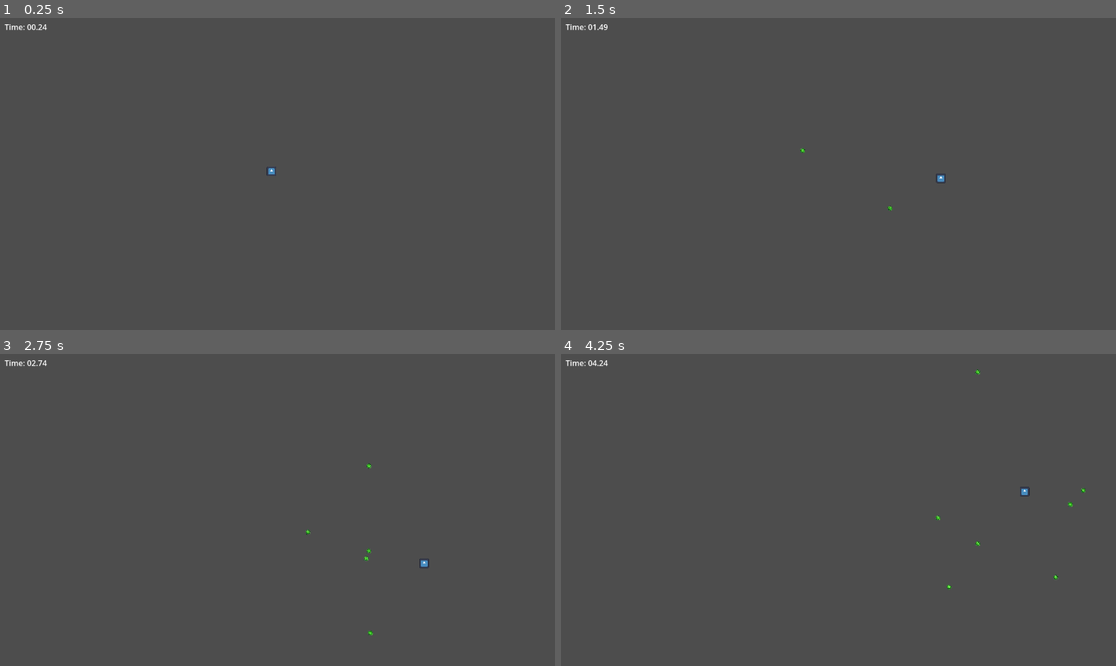
Above: before the commit, frames 1-4 (two rows, left to right).
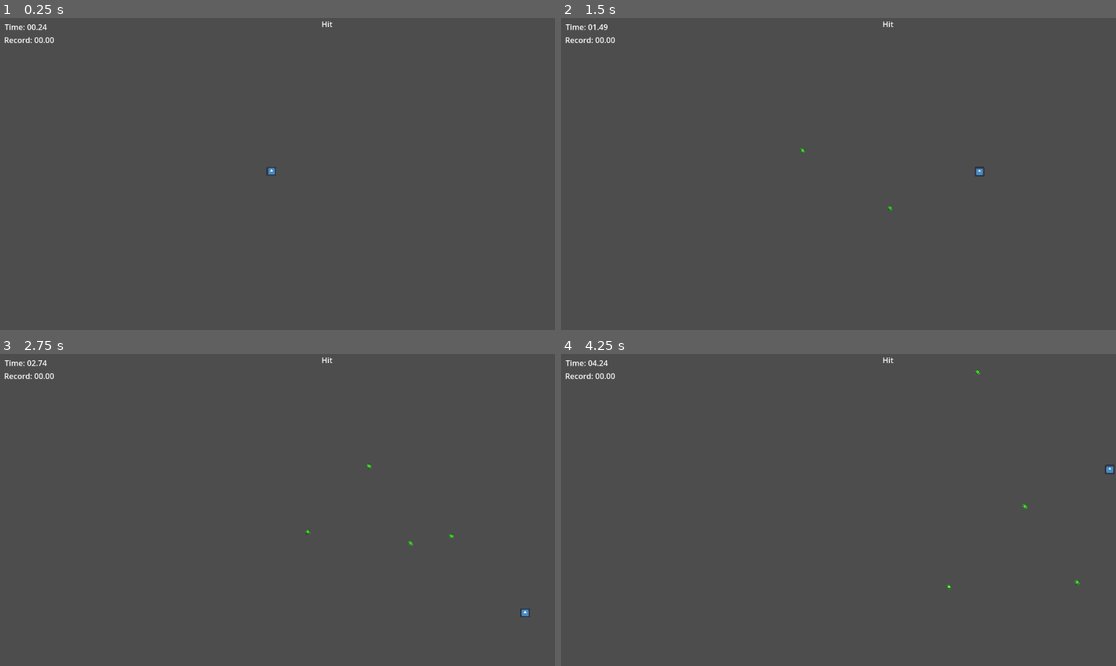
Above: after the commit, the same moments.

Repository: Greeper-T/Ai-Dodging
Game: Godot game, scene res://Scenes/Game.tscn
Same seed, same stepped clock (60 frames per second), same inputs: the game is played once before the commit and once after it. The engine's default icon, where the game draws it, is replaced by a stand-in: a white triangle on a blue panel in a dark square.
Inputs:
- Up to frame 1 (0.25 s): no input
- Up to frame 2 (1.5 s): tap Enter at 0.5 s; hold D (moveRight) 0.53-1.28 s; tap Space (dash) at 0.6, 1.25, 1.35 s; hold S (moveDown) from 1.28 s (still down)
- Up to frame 3 (2.75 s): release S (moveDown) at 2.03 s; hold D (moveRight) from 2.03 s (still down); tap Space (dash) at 2.1 s
- Up to frame 4 (4.25 s): release D (moveRight) at 2.78 s; hold W (moveUp) 2.78-3.53 s; tap Space (dash) at 2.85, 3.6 s; hold A (moveLeft) from 3.53 s (still down)

The runs differ from the first frame. In frame 1, 0.1% of the frame differs, in the area x 0-60%, y 1-9%; in frame 2, 0.2%; in frame 3, 0.2%; in frame 4, 0.3%, in the area x 0-100%, y 1-75%.

Commit message:
finished the loop

Diff:
--- a/trying-to-make-dodge/Scenes/Game.tscn
+++ b/trying-to-make-dodge/Scenes/Game.tscn
@@ -27,5 +27,19 @@
 offset_bottom = 30.0
 text = "TIME"
 
+[node name="TimesHitLabel" type="Label" parent="UI"]
+offset_left = 668.0
+offset_top = 1.0
+offset_right = 708.0
+offset_bottom = 24.0
+text = "Hit"
+
+[node name="Record" type="Label" parent="UI"]
+offset_left = 10.0
+offset_top = 34.0
+offset_right = 65.0
+offset_bottom = 57.0
+text = "Record: 00.00"
+
 [node name="Camera2D" type="Camera2D" parent="."]
 zoom = Vector2(0.775, 0.775)
--- a/trying-to-make-dodge/Scripts/MainGame.gd
+++ b/trying-to-make-dodge/Scripts/MainGame.gd
@@ -7,11 +7,14 @@
 @onready var player := $Player
 @onready var bullet_container := $ProjectileContainer
 @onready var timeLabel: Label = $UI/TimerLabel
+@onready var timer: Timer = $Timer
 
 var elapsedTime := 0.0
+var timesHit = 0
+var longestTimeAlive := 0.0
 
 func _ready():
-	$Timer.timeout.connect(spawn_bullet)
+	timer.timeout.connect(spawn_bullet)
 
 func _physics_process(delta: float) -> void:
 	elapsedTime += delta
@@ -22,13 +25,10 @@
 	var seconds := int(elapsedTime)
 	var milliseconds := int((elapsedTime - seconds) * 100)
 
+	if seconds == 15:
+		timer.wait_time = .05
 	if seconds == 30:
-		$Timer.wait_time = .25
-	if seconds == 45:
-		$Timer.wait_time = .1
-
-	if seconds == 60:
-		$Timer.wait_time = 10
+		timer.wait_time = .1
 
 	timeLabel.text = "Time: %02d.%02d" % [seconds, milliseconds]
 
@@ -39,7 +39,22 @@
 
 	return player.global_position + Vector2(cos(angle), sin(angle)) * distance
 
+func reset():
+	player.global_position = Vector2.ZERO
+	if elapsedTime > longestTimeAlive:
+		longestTimeAlive = elapsedTime
 
+	var seconds := int(longestTimeAlive)
+	var milliseconds := int((longestTimeAlive - seconds) * 100)
+
+	$UI/Record.text = "Record: %02d.%02d" % [seconds, milliseconds]
+
+	elapsedTime = 0
+	timer.wait_time = .5
+	timesHit += 1
+	$UI/TimesHitLabel.text = "Times Hit: " + str(timesHit)
+	for child in bullet_container.get_children():
+		child.queue_free()
 
 func spawn_bullet():
 	var bullet = bullet_scene.instantiate()
--- a/trying-to-make-dodge/Scripts/player.gd
+++ b/trying-to-make-dodge/Scripts/player.gd
@@ -6,7 +6,7 @@
 
 const DASH_SPEED = 600.0
 const DASH_TIME = 0.15
-const DASH_COOLDOWN = 1.5
+const DASH_COOLDOWN = .1
 
 var dash_direction := Vector2.ZERO
 var dash_timer := 0.0
@@ -30,7 +30,7 @@
 	else:
 		if was_dashing:
 			set_collision_layer_value(4, false)
-			set_collision_layer_value(1, true)
+			set_collision_layer_value(1, false)
 
 		handle_normal_movement(delta)
 
--- a/trying-to-make-dodge/Scripts/virusMovement.gd
+++ b/trying-to-make-dodge/Scripts/virusMovement.gd
@@ -14,6 +14,7 @@
 func _on_body_entered(body: Node2D) -> void:
 	if body.is_in_group("Player"):
 		print("collided")
+		get_parent().get_parent().reset()
 		queue_free()
 
 
